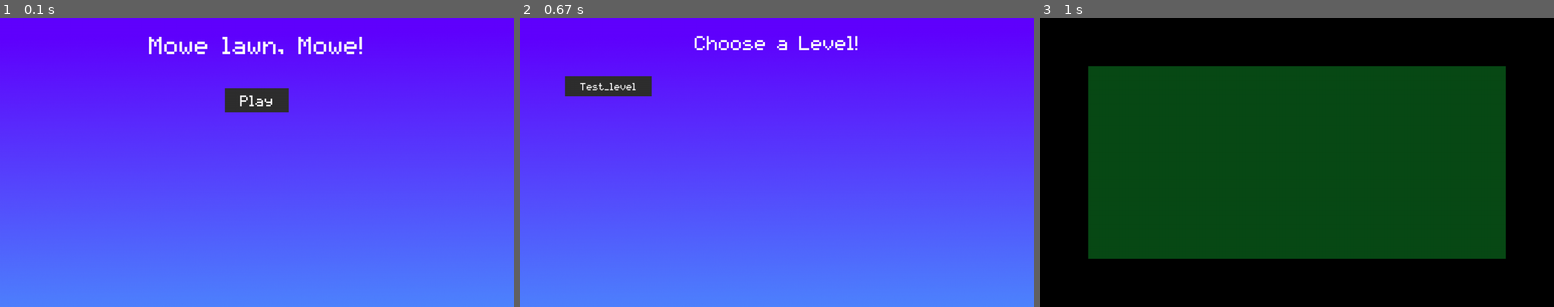
Above: before the commit, frames 1-3 (left to right).
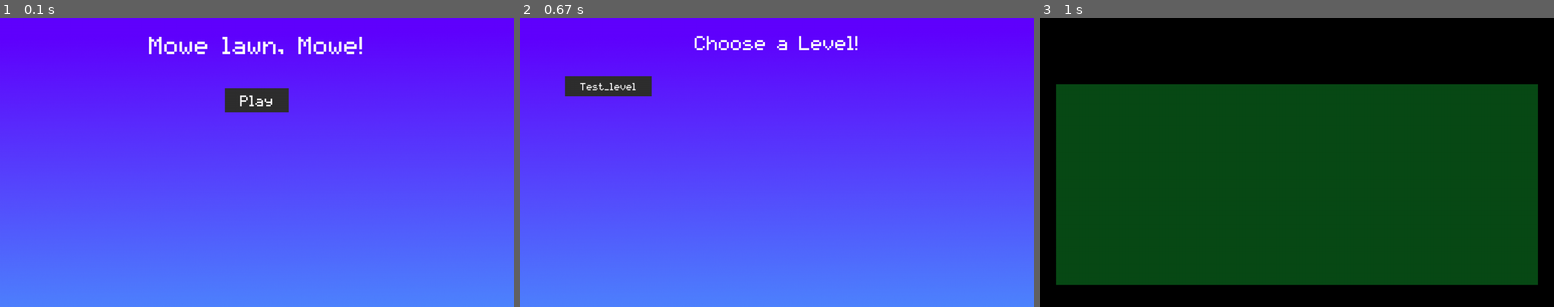
Above: after the commit, the same moments.

Repository: Acaippa/pygame-lawnmower
Game: pygame game, started from ver 0.3/main.py
Two runs of this game, one before a commit and one after it. Both use one fixed random seed, a clock stepped at 60 frames per second and the inputs below.
Inputs (mouse positions are in pixels of both pictures, inside the frame that each line leads up to):
- Up to frame 1 (0.1 s): no input
- Up to frame 2 (0.67 s): click (777, 98) at 0.38 s
- Up to frame 3 (1 s): click (1127, 87) at 0.72 s

Frames 1-2 are identical in both runs. In frame 3, 21% of the frame differs, in the area x 3-97%, y 16-93%.

Commit message:
Add grid module

Diff:
--- a/ver 0.3/modules/game/grass.py
+++ b/ver 0.3/modules/game/grass.py
@@ -1,5 +1,6 @@
 import pygame
 import random
+from modules.game.grid import*
 
 class Grass:
 	def __init__(self, parent, **kwargs):
@@ -17,6 +18,8 @@
 
 		self.color = kwargs.get("color", "#00ff00")
 
+		self.grid = Grid(self)
+
 	def update(self, dt):
 		self.delta_time = dt
 
--- /dev/null
+++ b/ver 0.3/modules/game/grid.py
@@ -0,0 +1,24 @@
+import pygame
+from modules.states.levels.test_level_settings import*
+
+class Grid:
+	def __init__(self, parent, **kwargs):
+		self.parent = parent # Ground.py
+
+		self.display_surface = self.parent.display_surface
+
+		self.parent_width, self.parent_height = self.parent.surface.get_size()
+
+		self.grid_division_x, self.grid_division_y = GRID.split("x")
+		self.grid_division_x, self.grid_division_y = int(self.grid_division_x), int(self.grid_division_y)
+
+
+		self.delta_time = 0
+
+	def update(self, dt):
+		self.delta_time = dt
+
+		self.draw()
+
+	def draw(self):
+		pass
--- a/ver 0.3/modules/game/ground.py
+++ b/ver 0.3/modules/game/ground.py
@@ -1,5 +1,6 @@
 import pygame
 from modules.game.grass import*
+from modules.game.grid import*
 
 class Ground:
 	def __init__(self, level):
@@ -11,20 +12,24 @@
 
 		w, h = self.display_surface.get_size()
 
-		self.margin = 120
+		self.margin_x, self.margin_y = 40, 110 # Optimized margins making the size of the ground round.
 
 		self.background_color = "#094a16"
 
-		self.surface = pygame.Surface((w-self.margin*2, h-self.margin*2))
+		self.surface = pygame.Surface((w-self.margin_x*2, h-self.margin_y*2))
 
 		self.surface.fill(self.background_color)
 
-		self.pos = (self.margin, self.margin)
+		self.pos = (self.margin_x, self.margin_y * 1.5)
+
+		self.grid = Grid(self)
 
 	def update(self, dt):
 		self.delta_time = dt
 
+
 		self.draw()
+		self.grid.update(dt)
 
 	def draw(self):
 		self.display_surface.blit(self.surface, self.pos)
--- /dev/null
+++ b/ver 0.3/modules/states/levels/test_level_settings.py
@@ -0,0 +1 @@
+GRID = "120x10"
